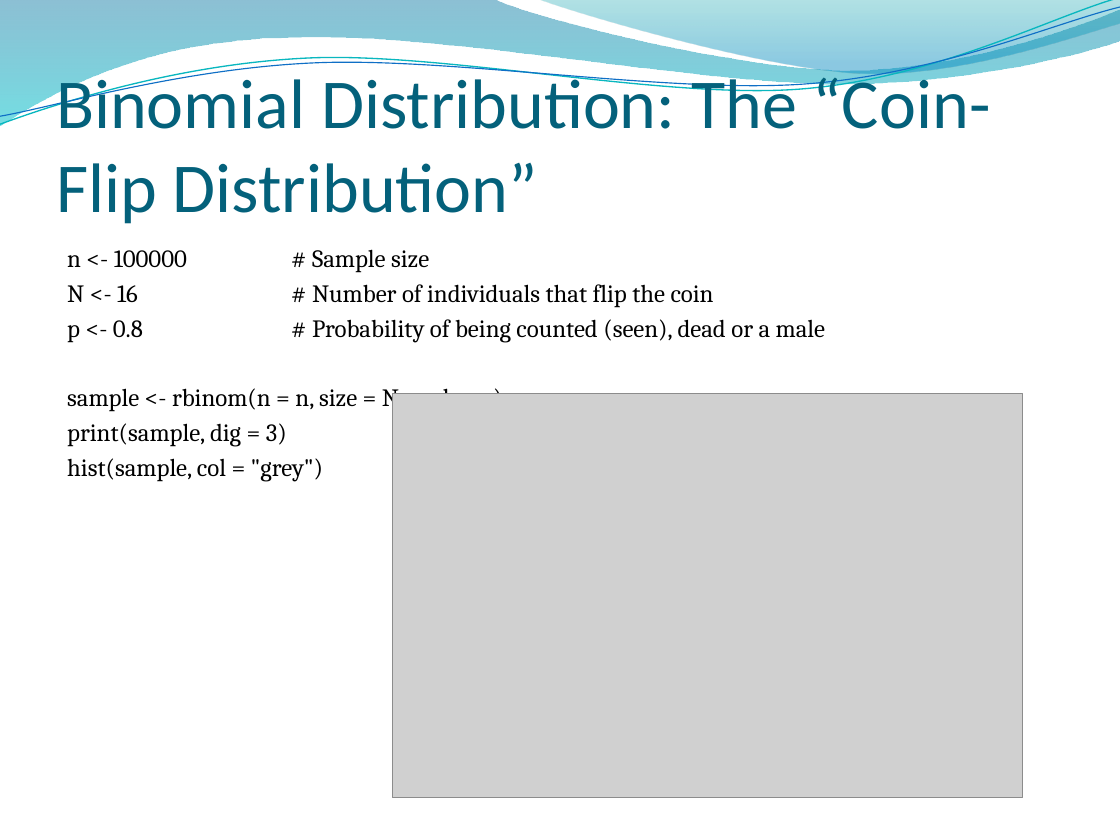
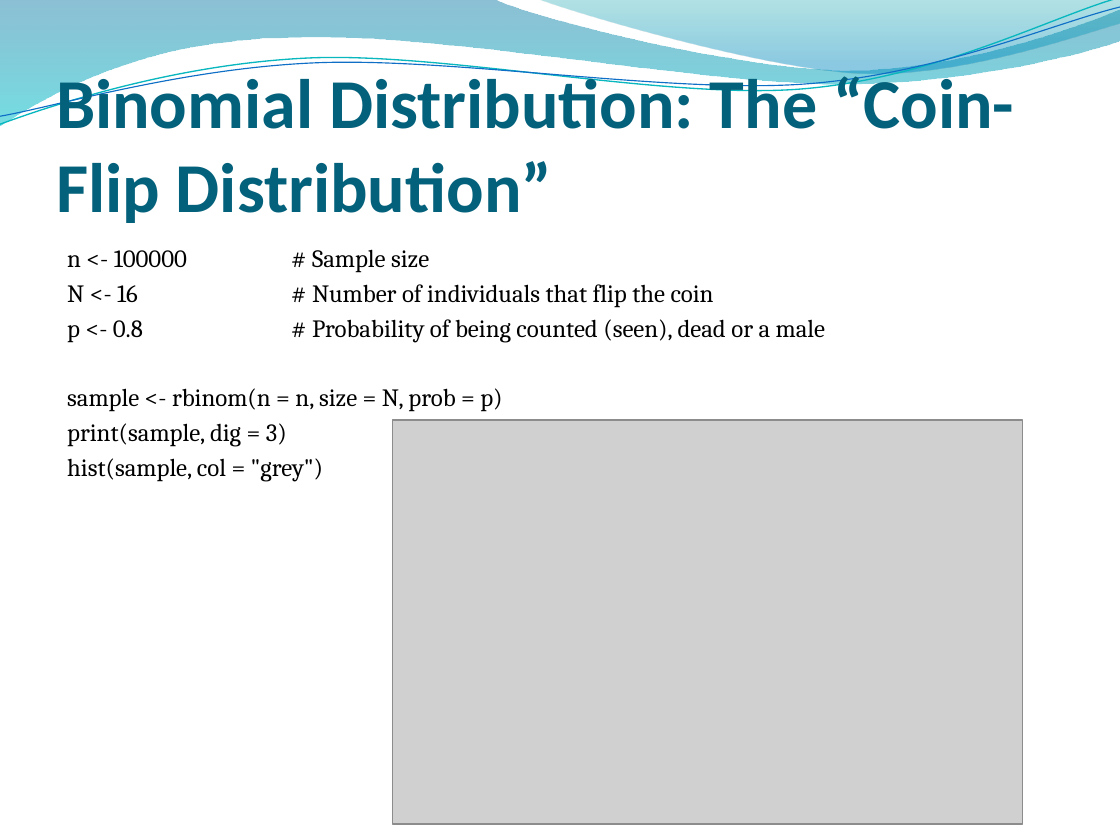
Before and after one commit to ricschuster/R_Workshop_Vienna_2018_02, a slide deck: slide 13 of ppts/Topic 3 Key Components of (Generalized) Linear Models.pptx. Drawn at 1120x840 pixels with LibreOffice and Linux fonts; fonts in the diff are those of the drawing; grey boxes stand for pictures; background and template pictures are left out. Boxes give left, top, right and bottom in pixels: in the first picture for what was removed or moved away, otherwise in the second. Text is boxed around its words. In the diff, an @@ line names an element or a change of style, - is before the commit and + after.

```diff
--- a/ppts/Topic 3 Key Components of (Generalized) Linear Models.pptx
+++ b/ppts/Topic 3 Key Components of (Generalized) Linear Models.pptx
@@ title "Binomial Distribution: The “Coin-Flip Distribution”" at (56,70,1014,223): bold on @@
@@ picture: place and size @@
-picture at (392,393,1023,797)
+picture at (392,420,1023,824)
```
Also in this commit, not shown: 40 other slides changed.
